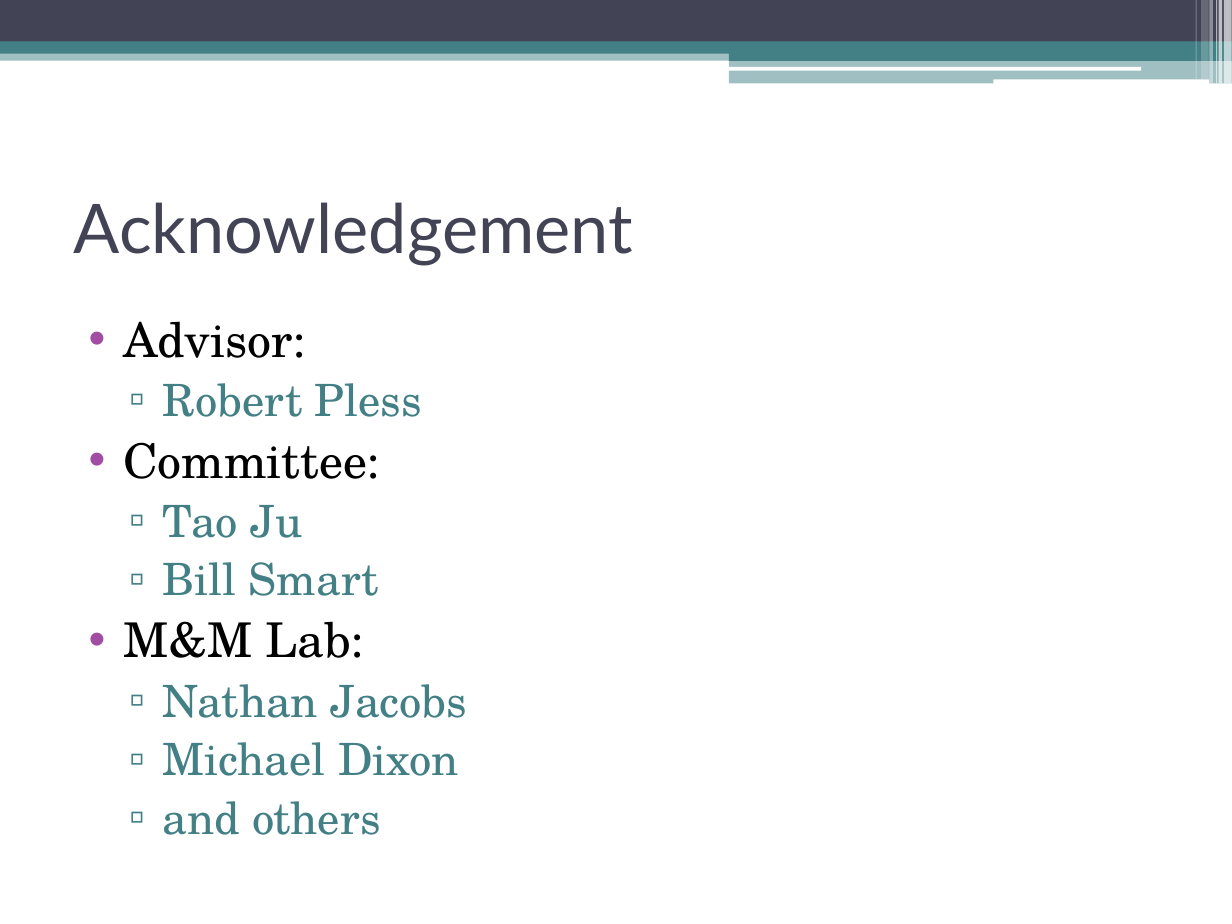
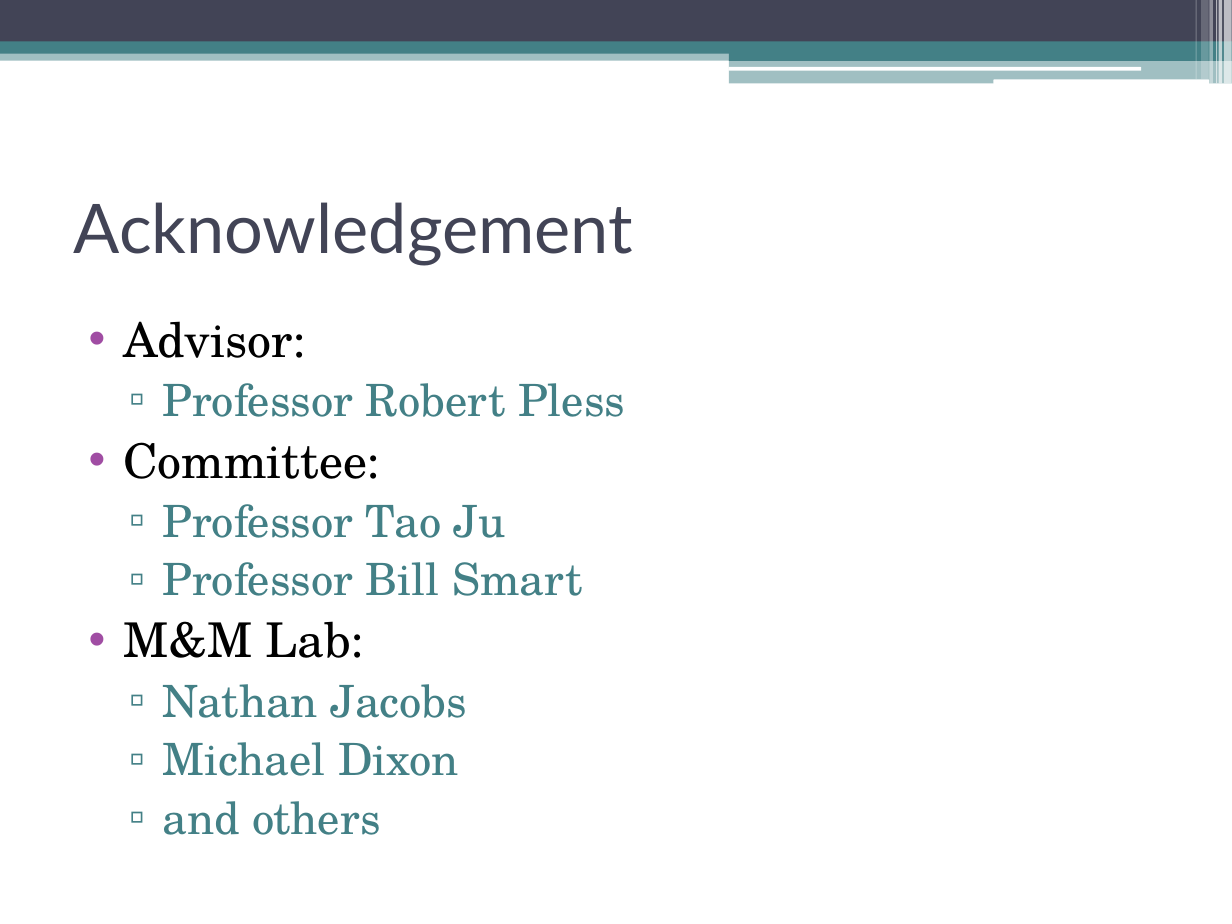
Before and after one commit to dyross/davidrossmastersproject, a slide deck: slide 2 of mastersProject/presentation/visualizationToolsForWebcams.pptx. Drawn at 1232x924 pixels with LibreOffice and Linux fonts; fonts in the diff are those of the drawing. Boxes give left, top, right and bottom in pixels: in the first picture for what was removed or moved away, otherwise in the second. Text is boxed around its words. In the diff, an @@ line names an element or a change of style, - is before the commit and + after.

```diff
--- a/mastersProject/presentation/visualizationToolsForWebcams.pptx
+++ b/mastersProject/presentation/visualizationToolsForWebcams.pptx
@@ text at [162,383,625,417]: text changed @@
-  ▫ Robert Pless
+  ▫ Professor Robert Pless
@@ text at [162,504,582,596]: text changed @@
-  ▫ Tao Ju
-  ▫ Bill Smart
+  ▫ Professor Tao Ju
+  ▫ Professor Bill Smart
```
Also in this commit, not shown: 3 slides added, 5 slides removed, 1 other file.
